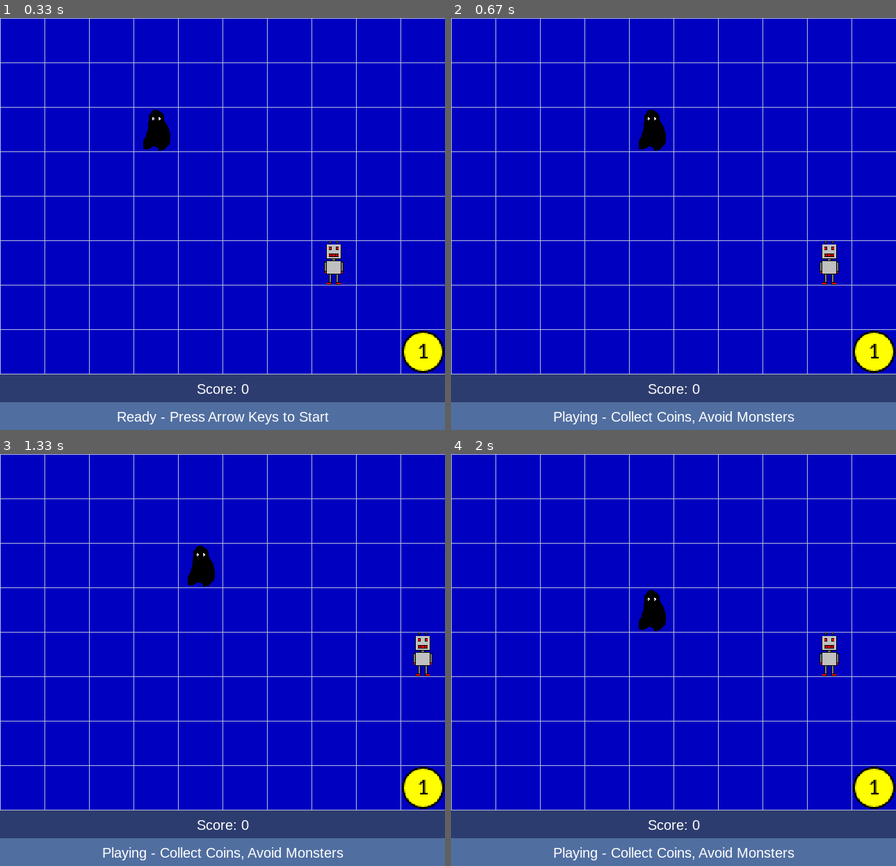
Above: before the commit, frames 1-4 (two rows, left to right).
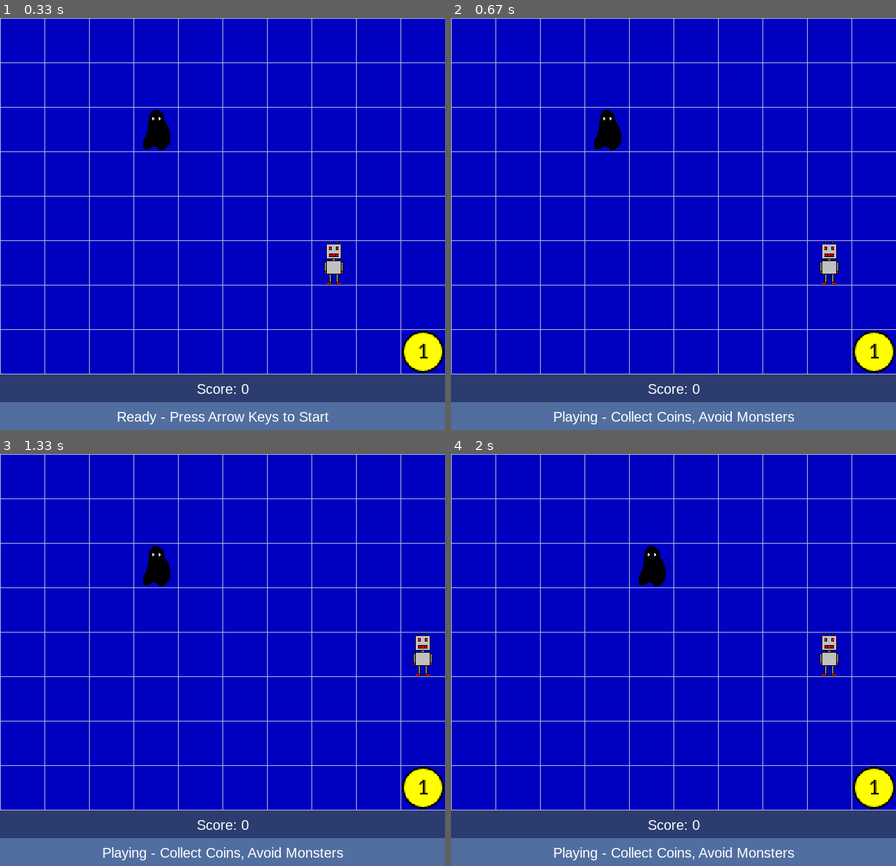
Above: after the commit, the same moments.

Repository: OHiddema/pygame
Game: pygame game, started from src/main.py
The game is run twice, just before and just after one commit, with the same random seed, the same clock (stepped at 60 frames per second) and the same inputs.
Inputs:
- Up to frame 1 (0.33 s): no input
- Up to frame 2 (0.67 s): hold Right from 0.33 s (still down)
- Up to frame 3 (1.33 s): release Right at 0.8 s; hold Up 0.83-1.13 s; hold Right from 1.17 s (still down)
- Up to frame 4 (2 s): release Right at 1.63 s; hold Left from 1.67 s (still down)

Frame 1 is identical in both runs. In frame 2, 0.8% of the frame differs, in the area x 32-49%, y 22-33%; in frame 3, 0.8%; in frame 4, 0.8%.

Commit message:
pause before first monster move

Diff:
--- a/src/main.py
+++ b/src/main.py
@@ -103,7 +103,7 @@
         super().__init__(image_path, x, y)
         self.made_first_move = False
 
-    def move(self, dx, dy, game_state = None) -> bool:
+    def move(self, dx, dy, game_state=None) -> bool:
         # Apply move only if within grid
         new_x = self.x + dx
         new_y = self.y + dy
@@ -408,7 +408,8 @@
 
         interval = self.monster_move_delay / num_monsters
         for i, m in enumerate(self.monsters):
-            m.next_move_time = now + (i * interval)
+            # (i + 1) to not let the first monster move at the exact moment the robot starts moving
+            m.next_move_time = now + ((i + 1) * interval)
 
     def process_monster_turns(self):
         now = time.perf_counter()
